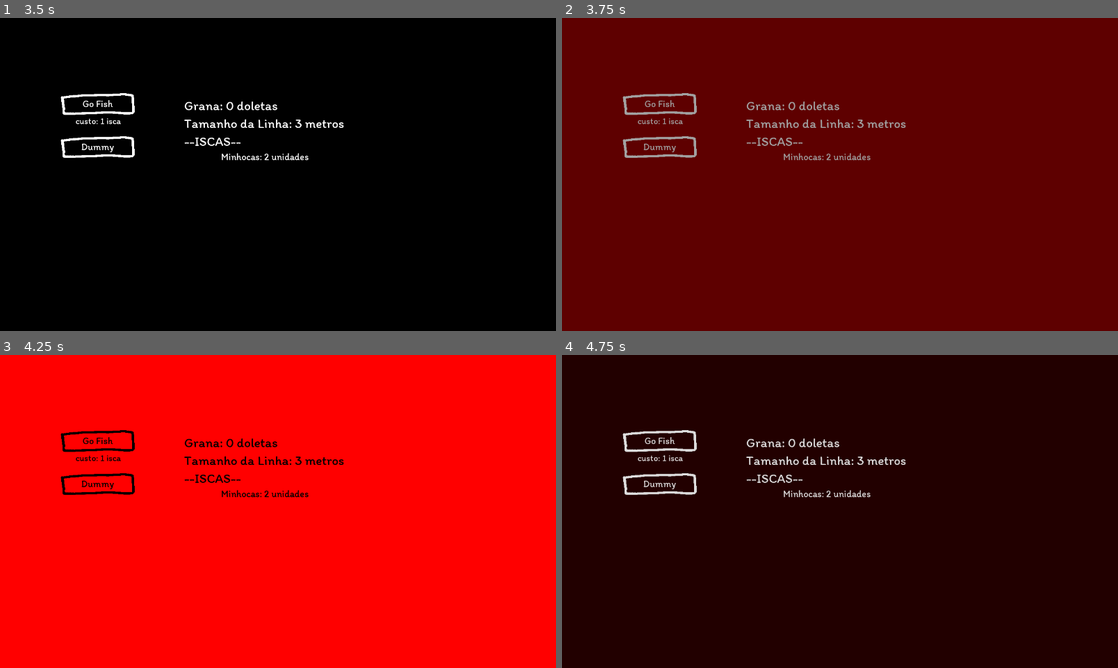
Above: before the commit, frames 1-4 (two rows, left to right).
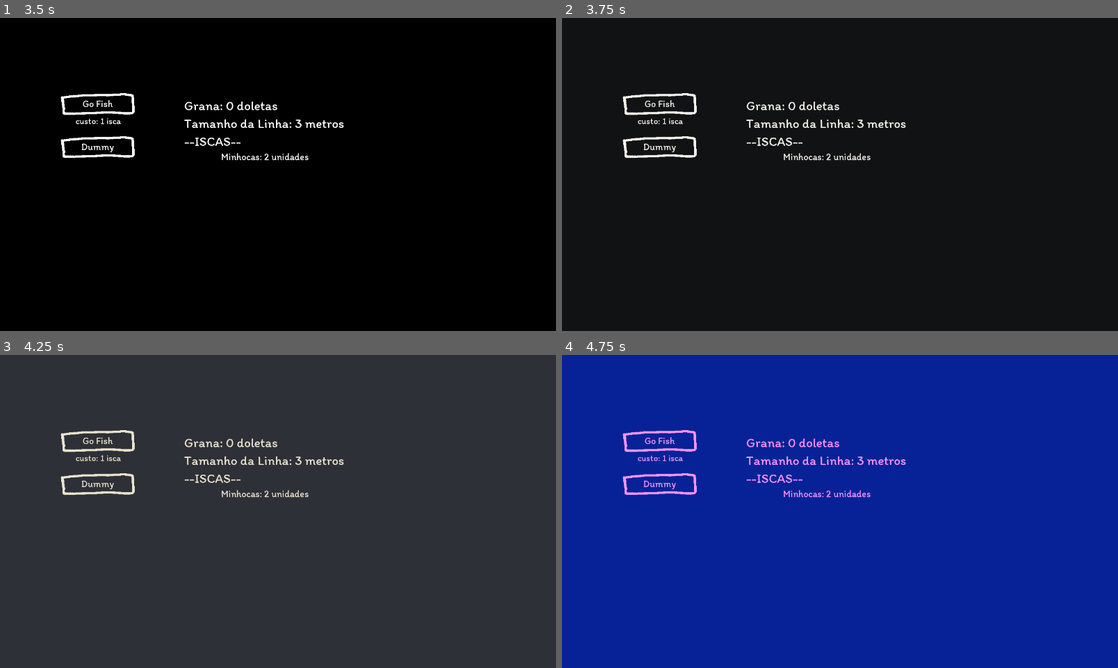
Above: after the commit, the same moments.

Repository: rilifon/A-Fera-Que-Habita-Em-Mim
Game: Godot game, scene res://MainScene.tscn
The game is run twice, just before and just after one commit, with the same random seed, the same clock (stepped at 60 frames per second) and the same inputs.
Inputs (mouse positions are in pixels of both pictures, inside the frame that each line leads up to):
- Up to frame 1 (3.5 s): click "Go Fish" at 0.5 s; click "Go Fish" at 1.25 s; click "Dummy" at 2 s; click "Minhocas: 2 unidades" at 2.75 s
- Up to frame 2 (3.75 s): tap Enter at 3.5 s; move the mouse to (962, 158) at 3.52 s; hold Right (ui_right) from 3.53 s (still down)
- Up to frame 3 (4.25 s): keep holding Right (ui_right)
- Up to frame 4 (4.75 s): move the mouse to (728, 527) at 4.27 s; release Right (ui_right) at 4.28 s; hold Left (ui_left) from 4.28 s (still down)

Frame 1 is identical in both runs. In frame 2, 100% of the frame differs, in the area x 0-100%, y 0-100%; in frame 3, 100%; in frame 4, 100%.

Commit message:
Small tweak on palette shader

Diff:
--- a/project/Button.tscn
+++ b/project/Button.tscn
@@ -5,14 +5,13 @@
 [ext_resource path="res://assets/images/buttons/button_disabled.png" type="Texture" id=3]
 [ext_resource path="res://assets/fonts/Itim-Regular.ttf" type="DynamicFontData" id=4]
 
-[sub_resource type="DynamicFont" id=3]
+[sub_resource type="DynamicFont" id=1]
 size = 20
 use_mipmaps = true
 use_filter = true
 font_data = ExtResource( 4 )
 
-[sub_resource type="Animation" id=1]
-resource_name = "Cooldown"
+[sub_resource type="Animation" id=2]
 tracks/0/type = "value"
 tracks/0/path = NodePath("..:rect_size")
 tracks/0/interp = 1
@@ -26,8 +25,7 @@
 "values": [ Vector2( 171, 65 ), Vector2( 171, 65 ), Vector2( 0, 65 ) ]
 }
 
-[sub_resource type="Animation" id=2]
-resource_name = "Idle"
+[sub_resource type="Animation" id=3]
 length = 0.1
 tracks/0/type = "value"
 tracks/0/path = NodePath("..:rect_size")
@@ -47,7 +45,7 @@
 anchor_bottom = 1.0
 margin_right = -1110.0
 margin_bottom = -720.0
-rect_min_size = Vector2( 170, 0 )
+rect_min_size = Vector2( 170, 50 )
 mouse_filter = 2
 theme = ExtResource( 2 )
 script = ExtResource( 1 )
@@ -82,9 +80,8 @@
 margin_top = 49.0561
 margin_right = 170.944
 margin_bottom = 79.0561
-custom_fonts/font = SubResource( 3 )
+custom_fonts/font = SubResource( 1 )
 custom_colors/font_color = Color( 0, 0, 0, 1 )
-text = "$: 1 itubaina"
 align = 1
 valign = 1
 __meta__ = {
@@ -112,8 +109,8 @@
 
 [node name="AnimationPlayer" type="AnimationPlayer" parent="Cooldown/TextureRect"]
 autoplay = "Idle"
-anims/Cooldown = SubResource( 1 )
-anims/Idle = SubResource( 2 )
+anims/Cooldown = SubResource( 2 )
+anims/Idle = SubResource( 3 )
 [connection signal="mouse_entered" from="Button" to="." method="_on_Button_mouse_entered"]
 [connection signal="mouse_exited" from="Button" to="." method="_on_Button_mouse_exited"]
 [connection signal="pressed" from="Button" to="." method="_on_Button_pressed"]
--- a/project/PaletteLayer.gd
+++ b/project/PaletteLayer.gd
@@ -30,6 +30,7 @@
 
 func _ready():
 	set_process(false)
+	curr_palette = randi()%palettes.size()
 
 
 func _input(event):
